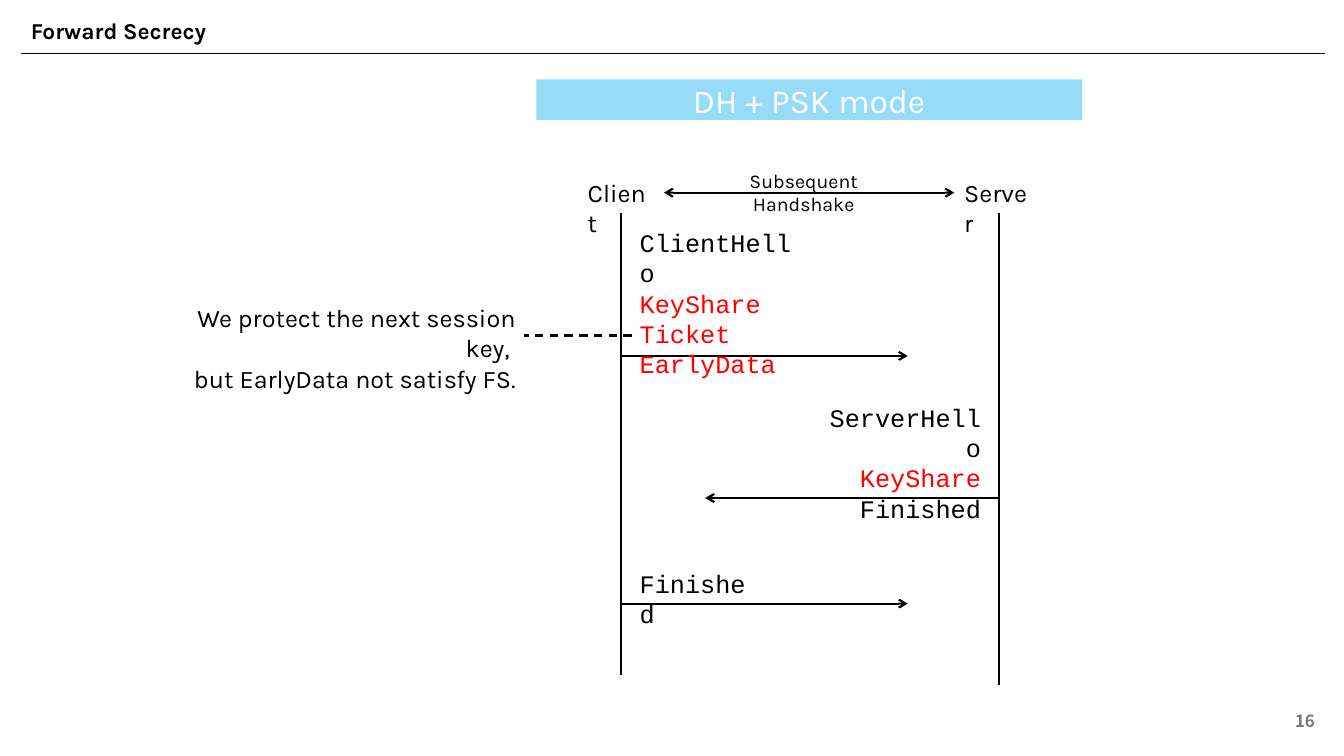
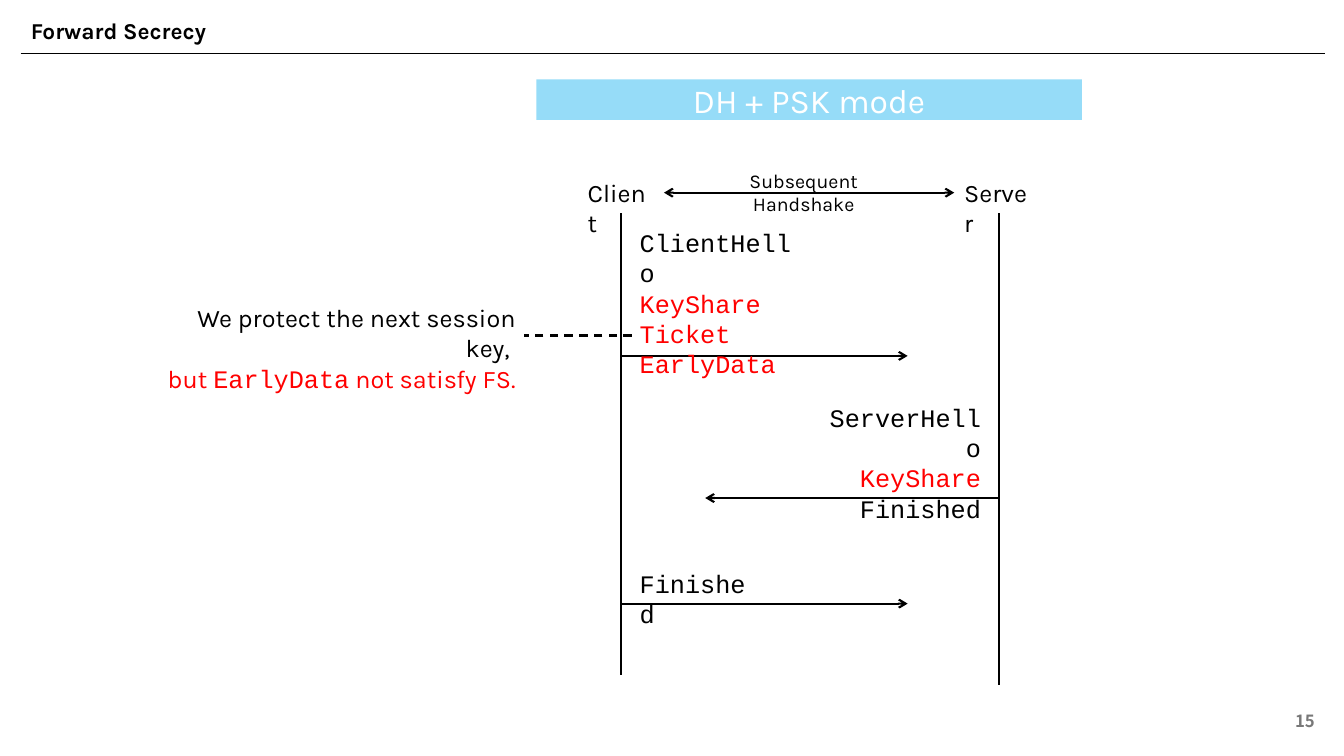
Before and after one commit to east-chord-0729/0-RTT-Security, a slide deck: slide 15 of 0-RTT-Security.pptx (slide 16 before the commit). Drawn at 1344x756 pixels with LibreOffice and Linux fonts; fonts in the diff are those of the drawing. Boxes give left, top, right and bottom in pixels: in the first picture for what was removed or moved away, otherwise in the second. Text is boxed around its words. In the diff, an @@ line names an element or a change of style, - is before the commit and + after.

```diff
--- a/0-RTT-Security.pptx
+++ b/0-RTT-Security.pptx
@@ text at <box>168,369,516,394</box>: font Karla to Courier New in "EarlyData"; text colour #000000 to #FF0000 in "but EarlyData not satisfy FS." @@
@@ page number at <box>1295,714,1315,727</box>: text changed @@
-16
+15
```
Also in this commit, not shown: 7 other slides changed, 4 slides added, 1 slide removed, 1 other file.
